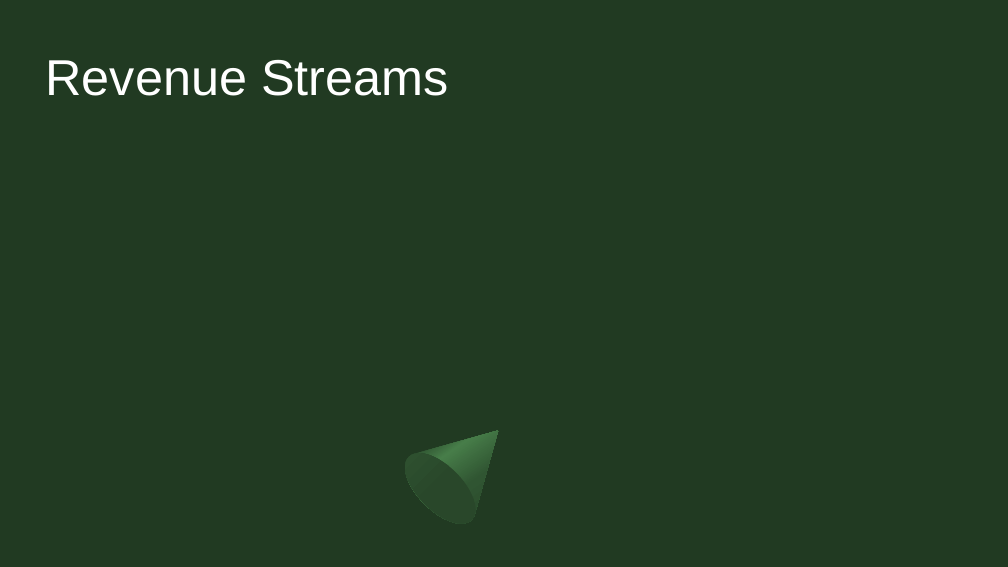
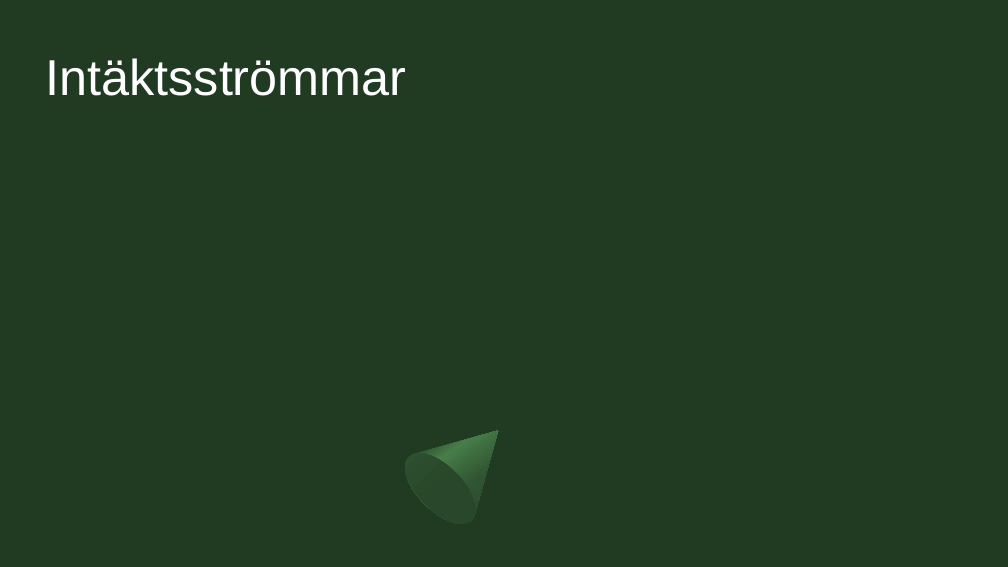
Before and after one commit to Sjofil/HASAB-IDA3, a slide deck: slide 10 of Business Canvas Model/Business canvas model.pptx. Drawn at 1008x567 pixels with LibreOffice and Linux fonts; fonts in the diff are those of the drawing. Boxes give left, top, right and bottom in pixels: in the first picture for what was removed or moved away, otherwise in the second. Text is boxed around its words. In the diff, an @@ line names an element or a change of style, - is before the commit and + after.

```diff
--- a/Business Canvas Model/Business canvas model.pptx
+++ b/Business Canvas Model/Business canvas model.pptx
@@ title at [46,58,407,96]: text changed @@
-Revenue Streams
+Intäktsströmmar
```
Also in this commit, not shown: 6 other slides changed, 3 slides added, 3 slides removed.
